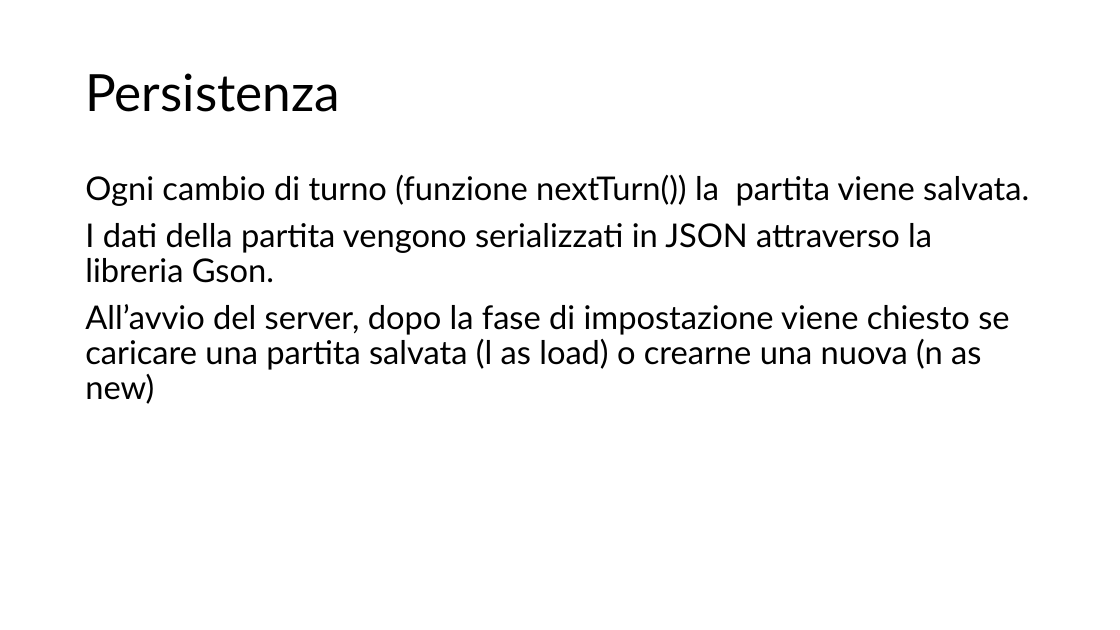
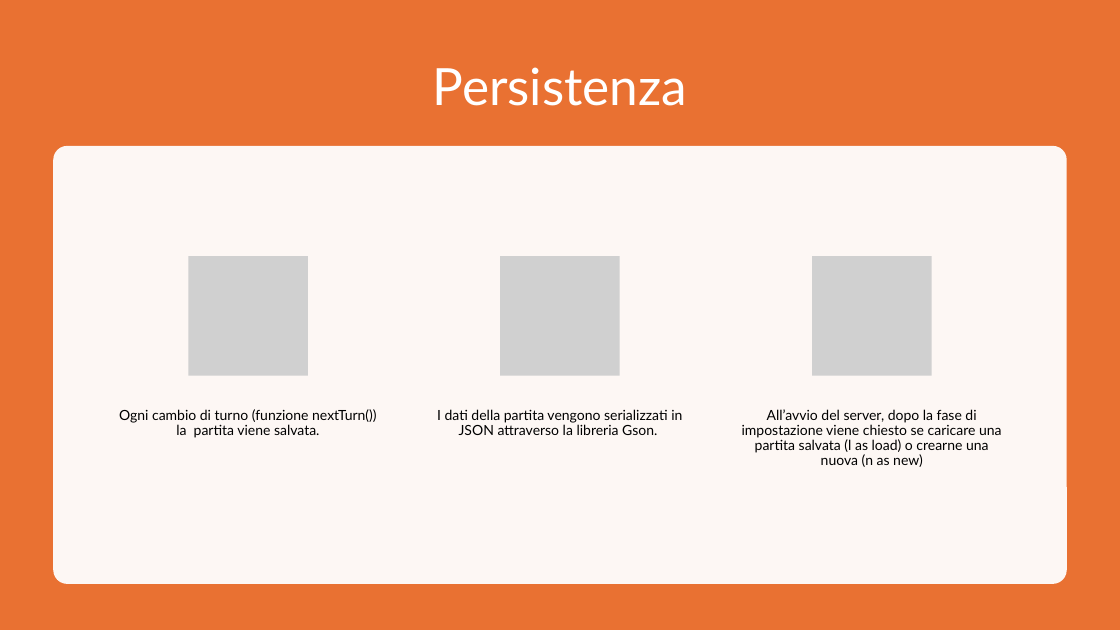
Before and after one commit to Ago19pc/IS24-AM04, a slide deck: slide 4 of deliveries/Codex Naturalis.pptx. Drawn at 1120x630 pixels with LibreOffice and Linux fonts; fonts in the diff are those of the drawing; grey boxes stand for pictures. Boxes give left, top, right and bottom in pixels: in the first picture for what was removed or moved away, otherwise in the second. Text is boxed around its words. In the diff, an @@ line names an element or a change of style, - is before the commit and + after.

```diff
--- a/deliveries/Codex Naturalis.pptx
+++ b/deliveries/Codex Naturalis.pptx
@@ rectangle added at (0, 0, 1120, 630), fill #E97132 @@
@@ title "Persistenza": place and size @@
-title "Persistenza" at (85, 73, 340, 112)
+title "Persistenza" at (433, 67, 688, 106)
@@ title "Persistenza" at (433, 67, 688, 106): text colour #000000 to #FFFFFF; alignment left to centre @@
@@ rounded rectangle added at (53, 146, 1067, 584), fill #FFFFFF at 95% opacity @@
@@ text removed at (85, 175, 1029, 404) @@
-Ogni cambio di turno (funzione nextTurn()) la partita viene salvata.
-I dati della partita vengono serializzati in JSON attraverso la libreria Gson.
-All’avvio del server, dopo la fase di impostazione viene chiesto se caricare una partita salvata (l as load) o crearne una nuova (n as new)
@@ group added at (119, 256, 1002, 467): 3 pictures, 3 texts @@
+Ogni cambio di turno (funzione nextTurn()) la partita viene salvata.
+I dati della partita vengono serializzati in JSON attraverso la libreria Gson.
+All’avvio del server, dopo la fase di impostazione viene chiesto se caricare una partita salvata (l as load) o crearne una nuova (n as new)
```
Also in this commit, not shown: 7 other slides changed, 5 slides added, 4 slides removed.
